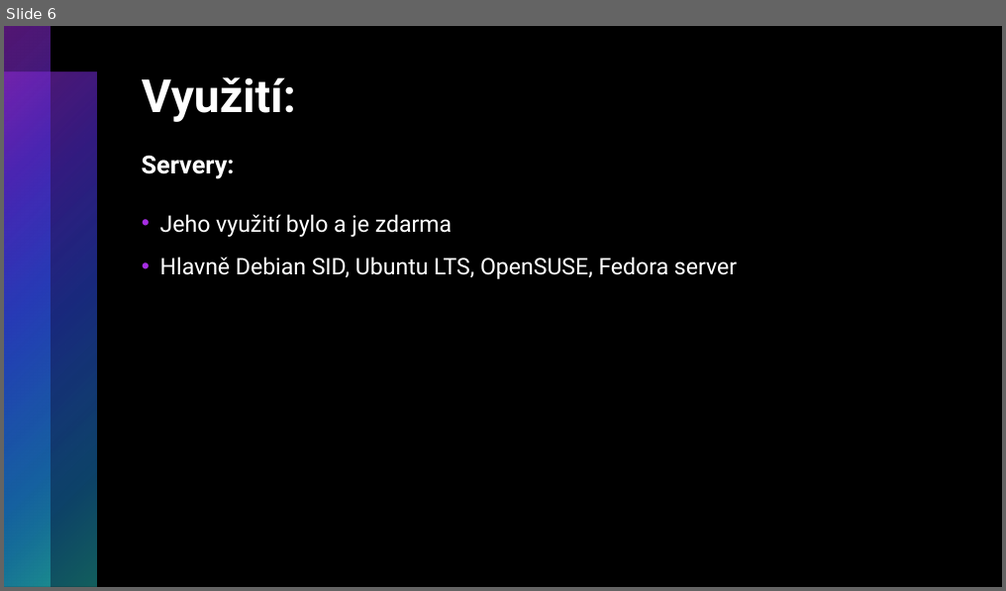
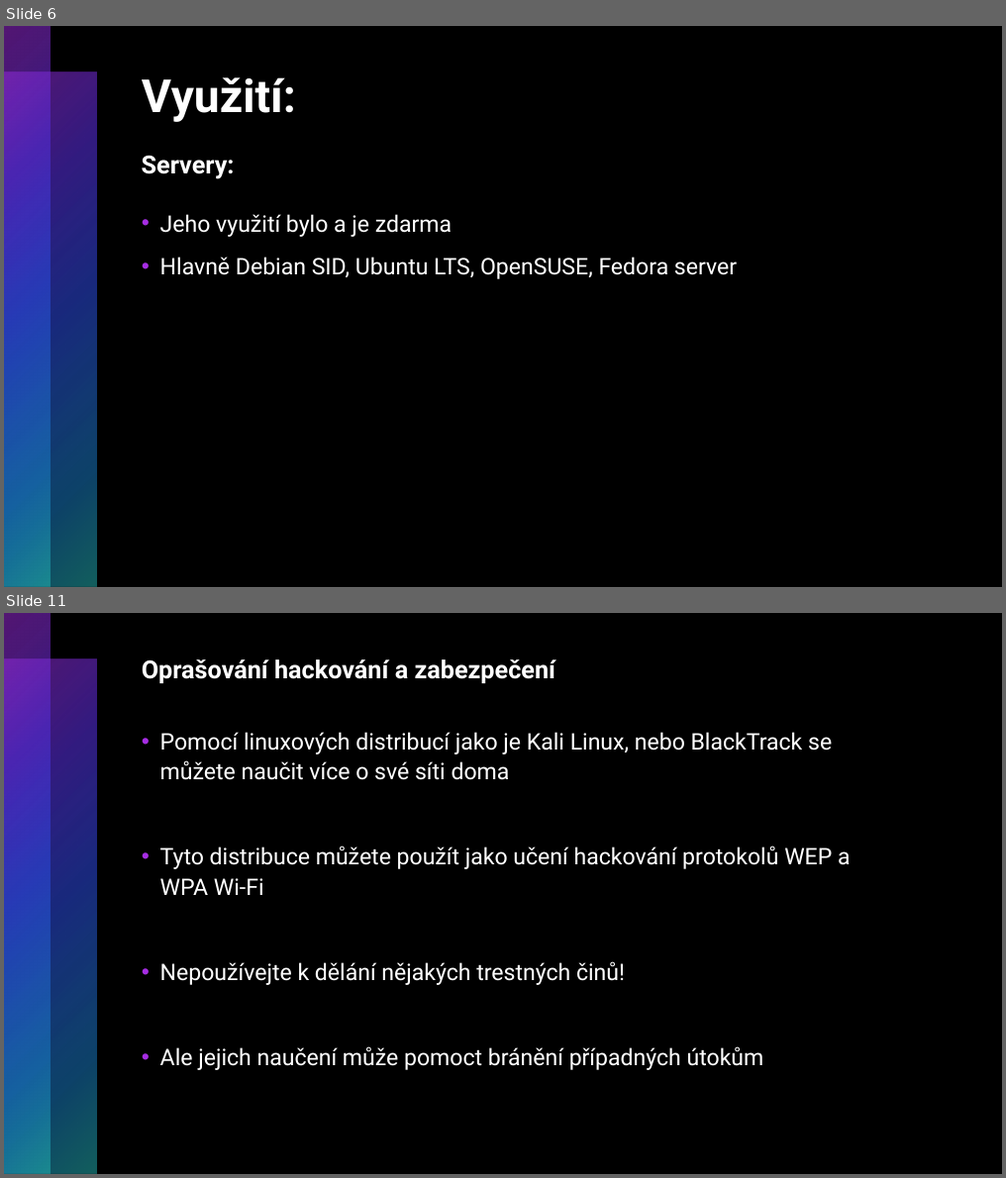
Before and after one commit to RadRoz12/Linux, a slide deck: Linux.pptx. Shown one above the other, each under a label of ours: slide 6 before the commit, slides 6 and 11 after it; the slides between them are not shown. The pictures are 1006x591 and 1006x1178 pixels, drawn with LibreOffice and Linux fonts; fonts in the diff are those of the drawing. Boxes give left, top, right and bottom in pixels: in the first picture for what was removed or moved away, otherwise in the second. Text is boxed around its words. In the diff, an @@ line names an element or a change of style, - is before the commit and + after.

```diff
--- a/Linux.pptx
+++ b/Linux.pptx
@@ slide 11 added at bbox=[4, 613, 1002, 1174], background #000000; not listed: 2 template elements that a slide beside it also shows @@
@@ title added at bbox=[142, 660, 555, 683], 24 pt, text #FFFFFF, bold @@
+Oprašování hackování a zabezpečení
@@ text added at bbox=[160, 732, 850, 1070], 22 pt, text #FFFFFF @@
+• Pomocí linuxových distribucí jako je Kali Linux, nebo BlackTrack se můžete naučit více o své síti doma
+• Tyto distribuce můžete použít jako učení hackování protokolů WEP a WPA Wi-Fi
+• Nepoužívejte k dělání nějakých trestných činů!
+• Ale jejich naučení může pomoct bránění případných útokům
```
Also in this commit, not shown: 1 slide changed, 4 other slides added.
